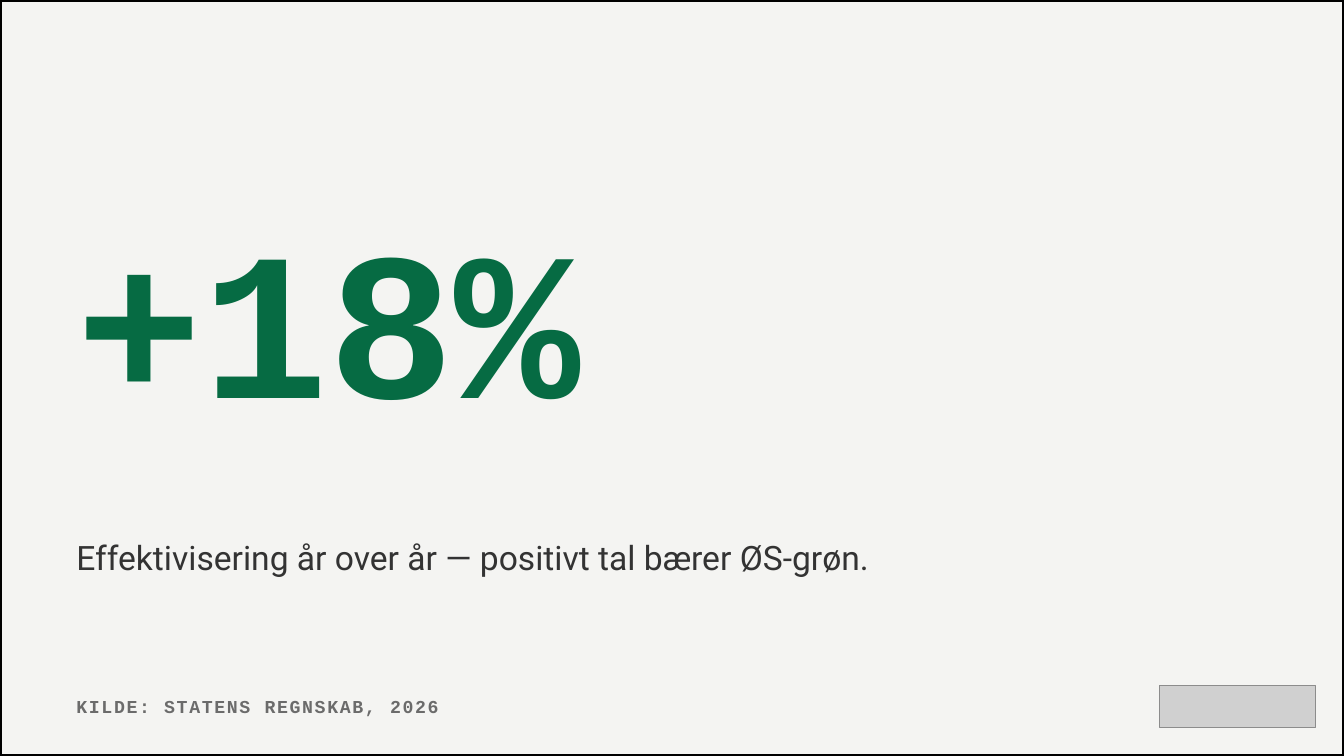
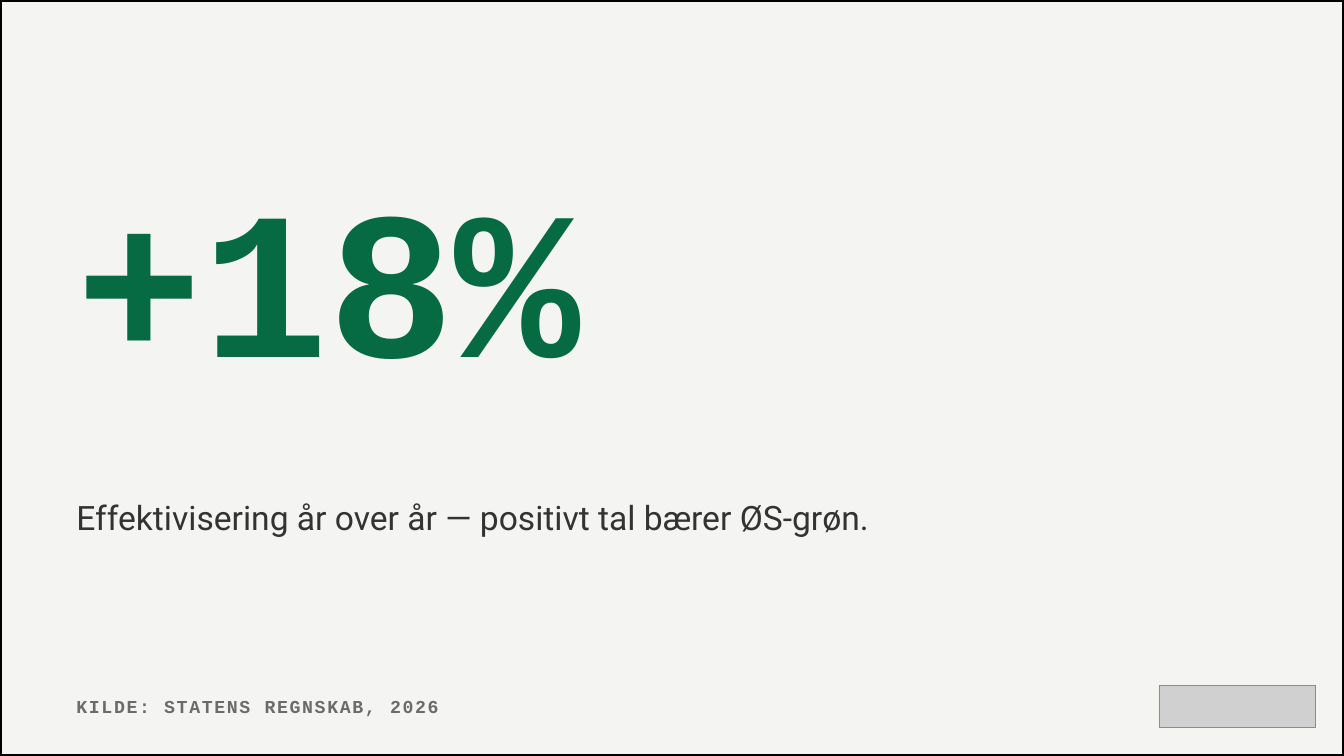
Before and after one commit to morten1415-maker/morten-slides, a slide deck: slide 12 of example.pptx. Drawn at 1344x756 pixels with LibreOffice and Linux fonts; fonts in the diff are those of the drawing; grey boxes stand for pictures. Boxes give left, top, right and bottom in pixels: in the first picture for what was removed or moved away, otherwise in the second. Text is boxed around its words. In the diff, an @@ line names an element or a change of style, - is before the commit and + after.

```diff
--- a/example.pptx
+++ b/example.pptx
@@ text "+18%" moved from (x1=76, y1=257, x2=580, y2=400) to (x1=76, y1=216, x2=580, y2=359) @@
@@ text "Effektivisering år over år — ..." moved from (x1=76, y1=543, x2=869, y2=577) to (x1=76, y1=503, x2=869, y2=537) @@
```
Also in this commit, not shown: 11 other files.
